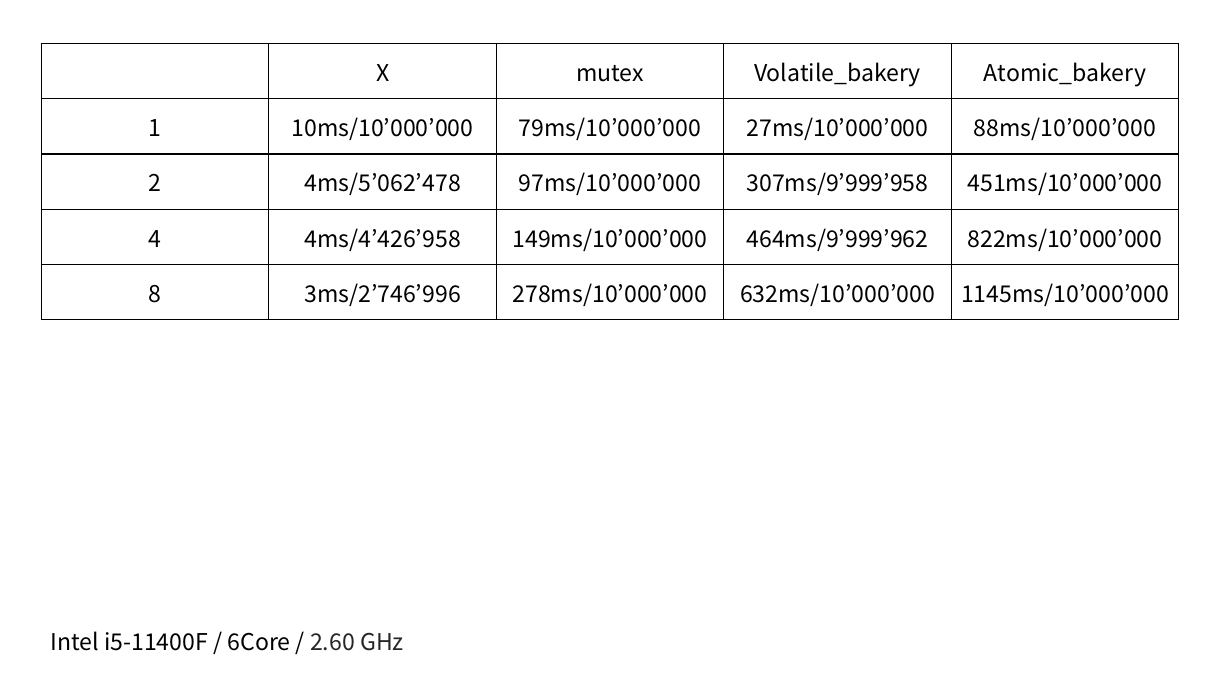
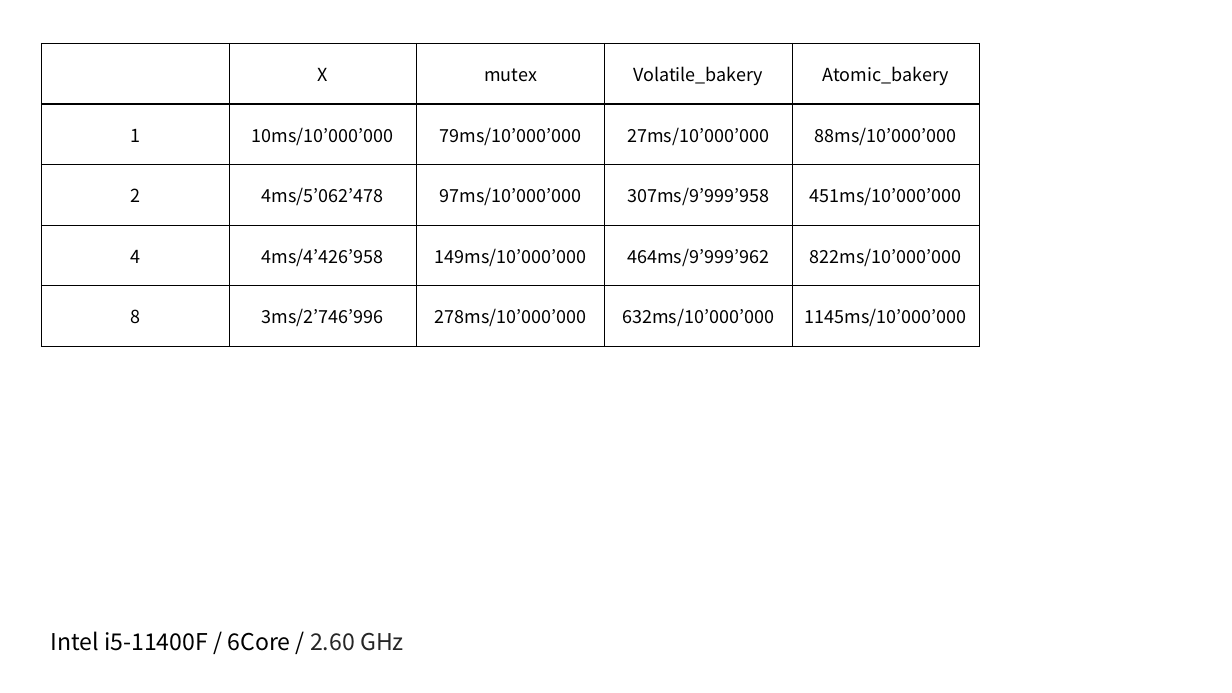
Before and after one commit to ChamChiCham/multi_core, a slide deck: slide 1 of MCP2025/새 프레젠테이션 문서.pptx. Drawn at 1232x693 pixels with LibreOffice and Linux fonts; fonts in the diff are those of the drawing. Boxes give left, top, right and bottom in pixels: in the first picture for what was removed or moved away, otherwise in the second. Text is boxed around its words. In the diff, an @@ line names an element or a change of style, - is before the commit and + after.

```diff
--- a/MCP2025/새 프레젠테이션 문서.pptx
+++ b/MCP2025/새 프레젠테이션 문서.pptx
@@ table at <box>42,43,980,347</box> @@
@@ size 18 to 14 pt @@
@@ table: place and size @@
-table at <box>42,43,1178,320</box>
+table at <box>42,43,980,347</box>
```
Also in this commit, not shown: 1 other slide changed, 1 other file.
